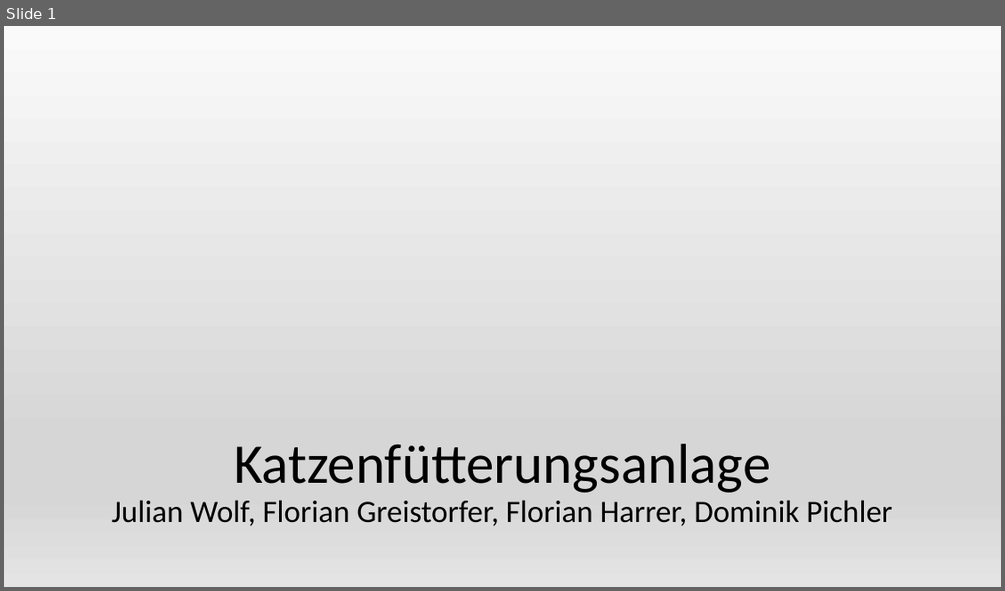
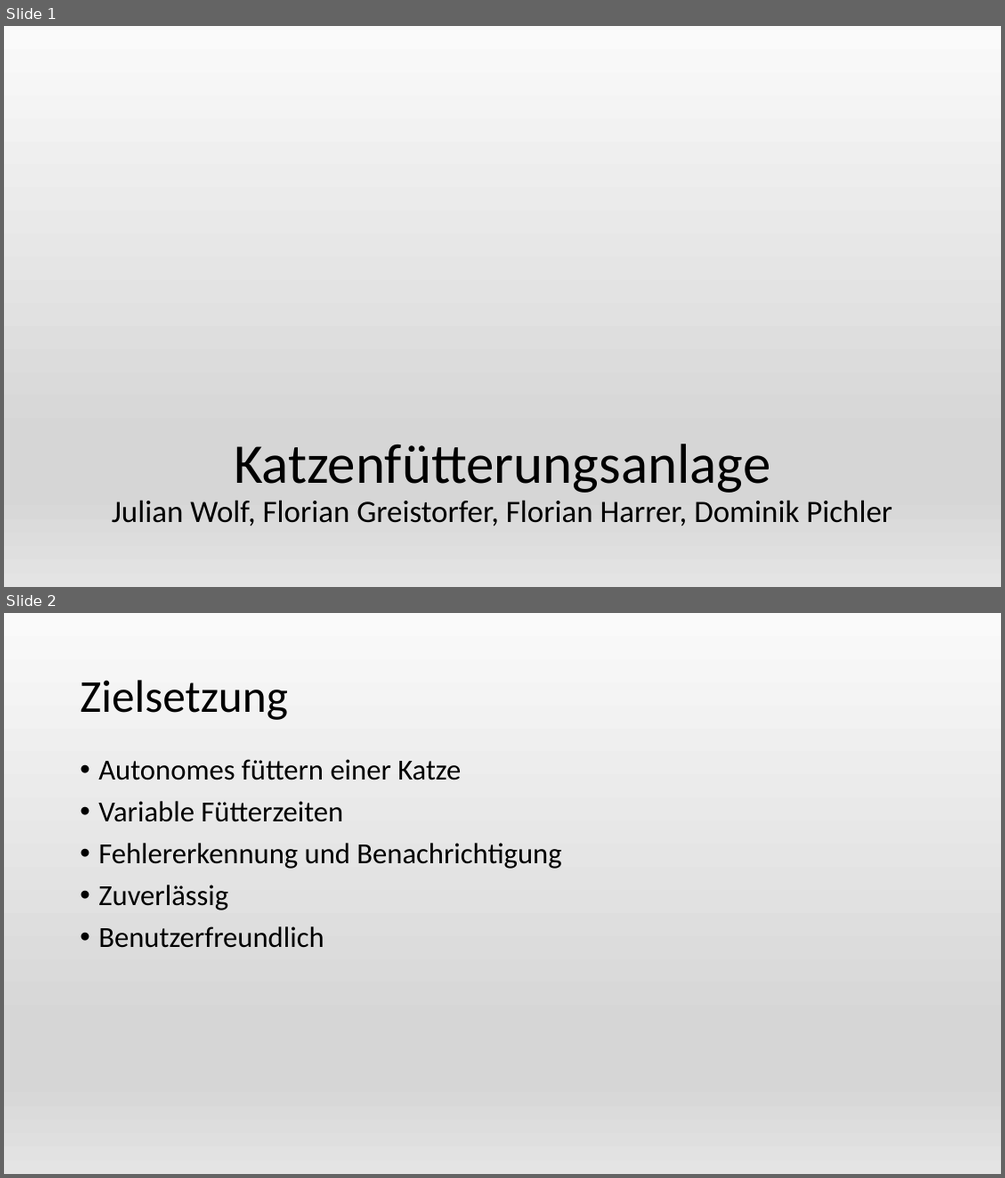
Before and after one commit to Katzenfuetterungsanlage/fuettr_prototype, a slide deck: Diplomarbeit/Powerpoint/Gesamte.pptx. Shown one above the other, each under a label of ours: slide 1 before the commit, slides 1 and 2 after it. The pictures are 1005x591 and 1005x1178 pixels, drawn with LibreOffice and Linux fonts; fonts in the diff are those of the drawing. Boxes give left, top, right and bottom in pixels: in the first picture for what was removed or moved away, otherwise in the second. Text is boxed around its words. In the diff, an @@ line names an element or a change of style, - is before the commit and + after.

```diff
--- a/Diplomarbeit/Powerpoint/Gesamte.pptx
+++ b/Diplomarbeit/Powerpoint/Gesamte.pptx
@@ slide 2 added at [4, 613, 1001, 1174], background gradient #FAFAFA to #D7D7D7 to #E4E4E4 @@
@@ title added at [80, 680, 288, 720], 44 pt, text #000000 @@
+Zielsetzung
@@ text added at [98, 759, 561, 948], 28 pt, text #000000 @@
+• Autonomes füttern einer Katze
+• Variable Fütterzeiten
+• Fehlererkennung und Benachrichtigung
+• Zuverlässig
+• Benutzerfreundlich
```
Also in this commit, not shown: 1 slide removed.
